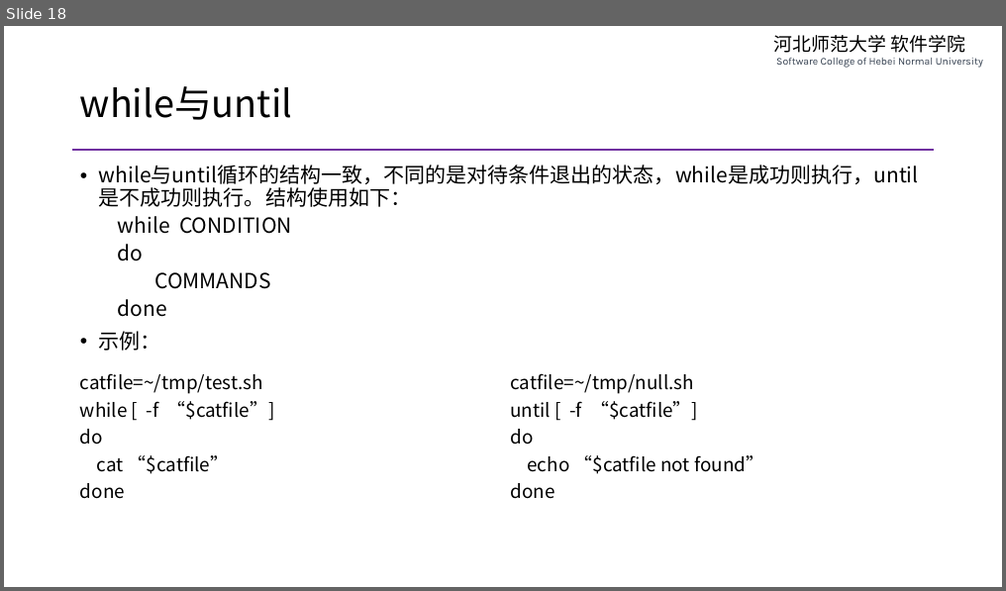
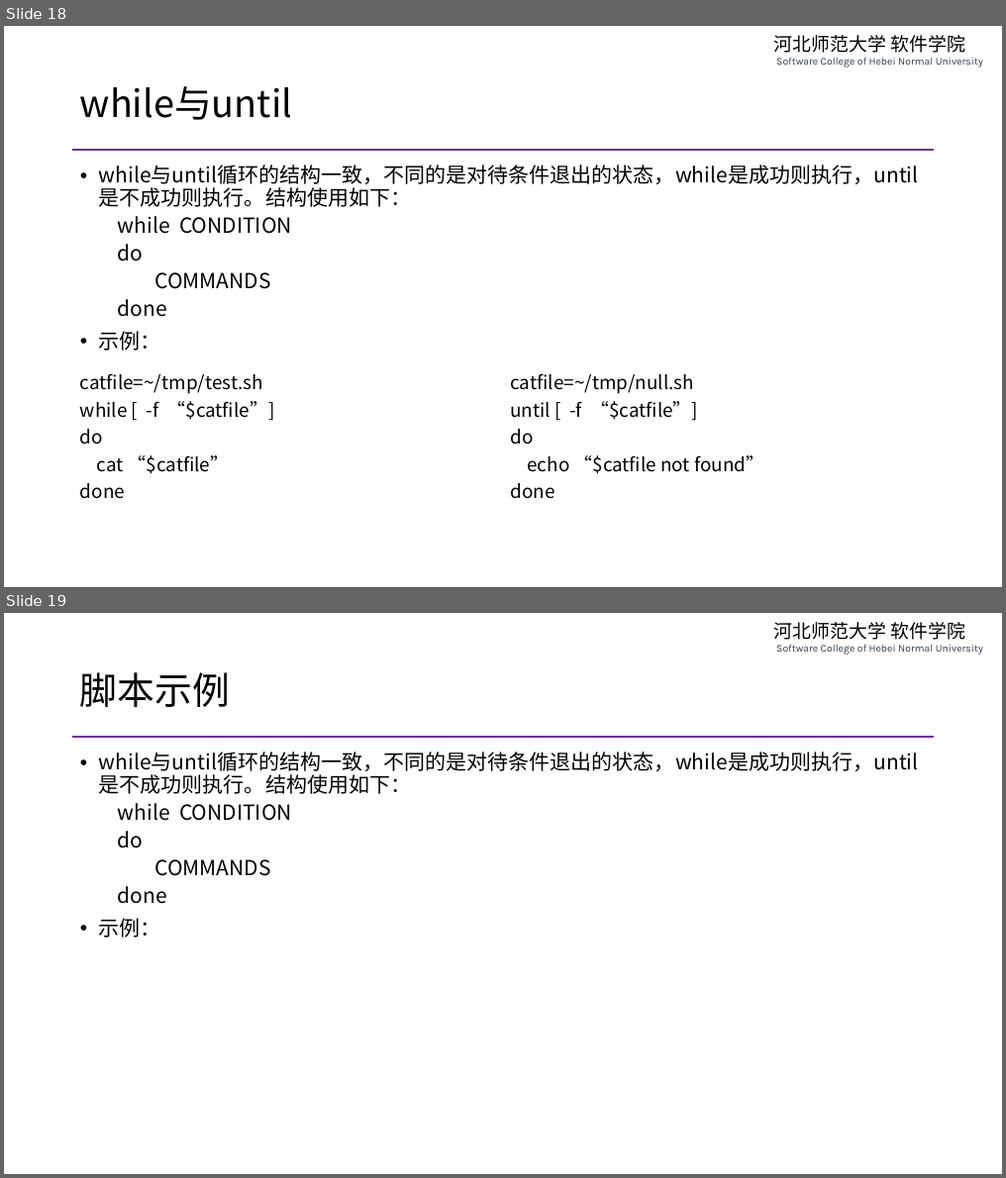
Before and after one commit to edu2act/course-php-serverside-development-on-linux, a slide deck: materials/slides/ch01-review-and-linux.pptx. Shown one above the other, each under a label of ours: slide 18 before the commit, slides 18 and 19 after it. The pictures are 1006x591 and 1006x1178 pixels, drawn with LibreOffice and Linux fonts; fonts in the diff are those of the drawing. Boxes give left, top, right and bottom in pixels: in the first picture for what was removed or moved away, otherwise in the second. Text is boxed around its words. In the diff, an @@ line names an element or a change of style, - is before the commit and + after.

```diff
--- a/materials/slides/ch01-review-and-linux.pptx
+++ b/materials/slides/ch01-review-and-linux.pptx
@@ slide 19 added at bbox=[4, 613, 1002, 1174], background #FFFFFF; not listed: 2 template elements that a slide beside it also shows @@
@@ title added at bbox=[80, 672, 230, 707], 36 pt, text #000000 @@
+脚本示例
@@ text added at bbox=[99, 752, 919, 938], 20 pt, text #000000 @@
+• while与until循环的结构一致，不同的是对待条件退出的状态，while是成功则执行，until是不成功则执行。结构使用如下：
+  while CONDITION
+  do
+  COMMANDS
+  done
+• 示例：
```
Also in this commit, not shown: 10 other files.
